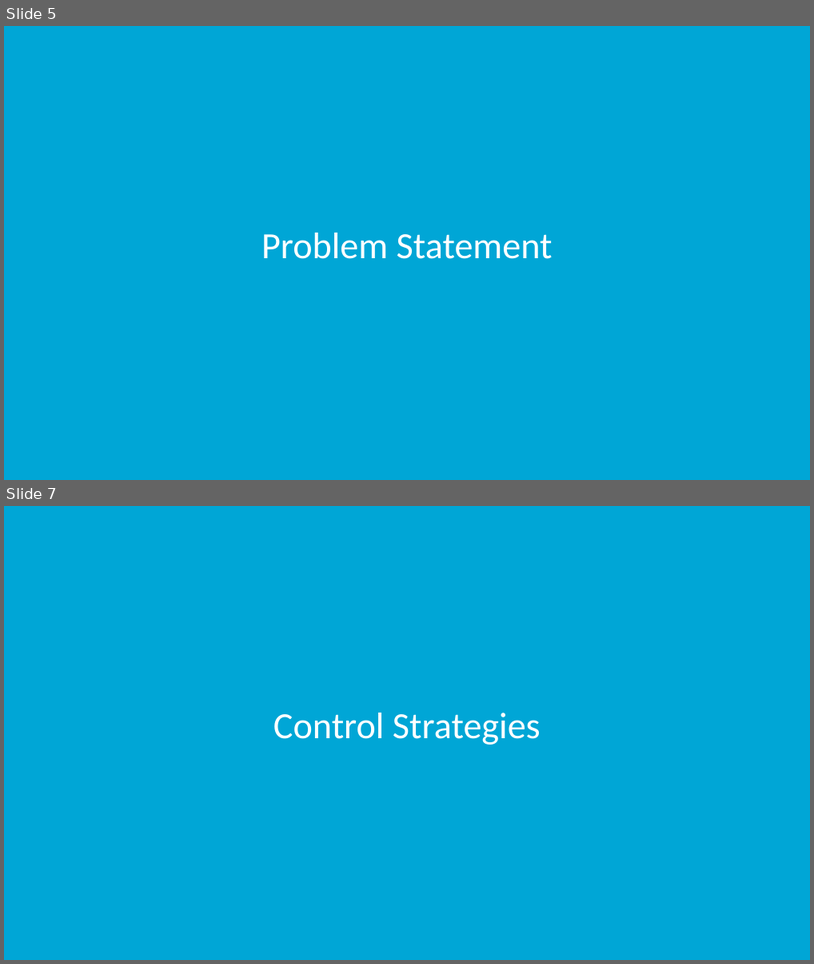
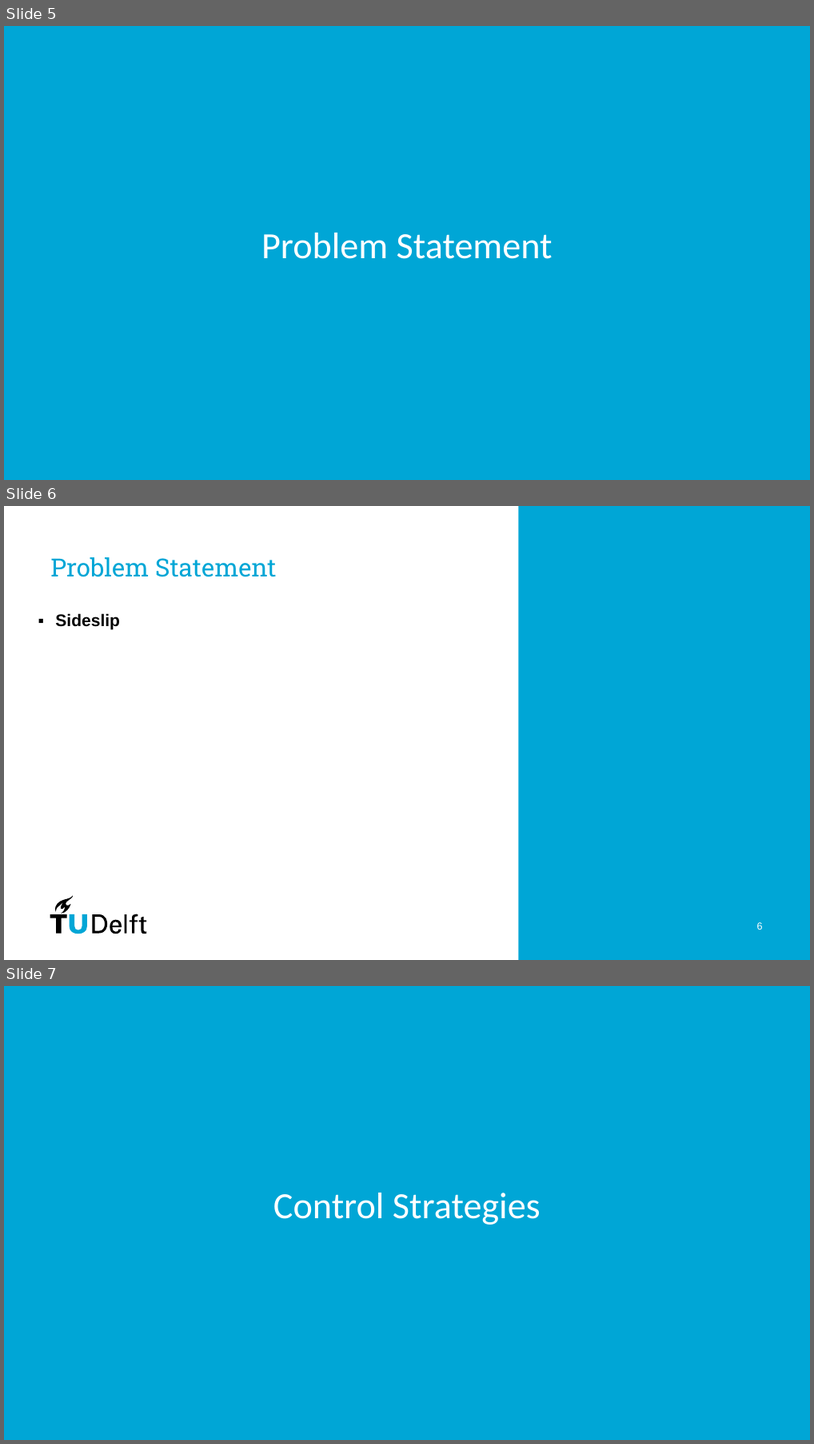
Before and after one commit to PavanPrasad-HG/Vehicle-Dynamics-Control, a slide deck: GP/Group5_GP/Group Presentation.pptx. Shown one above the other, each under a label of ours: slides 5 and 7 before the commit, slides 5, 6 and 7 after it; the slides between them are not shown. The pictures are 814x964 and 814x1444 pixels, drawn with LibreOffice and Linux fonts; fonts in the diff are those of the drawing; background and template pictures are left out. Boxes give left, top, right and bottom in pixels: in the first picture for what was removed or moved away, otherwise in the second. Text is boxed around its words. In the diff, an @@ line names an element or a change of style, - is before the commit and + after.

```diff
--- a/GP/Group5_GP/Group Presentation.pptx
+++ b/GP/Group5_GP/Group Presentation.pptx
@@ slide 6 added at <box>4,506,810,960</box>, background #FFFFFF @@
@@ rectangle added at <box>519,506,810,960</box>, fill #00A6D6 @@
@@ title added at <box>50,557,276,577</box>, 29.8 pt, text #00A6D6 @@
+Problem Statement
@@ text added at <box>55,613,120,630</box>, 20 pt, text #000000, bold @@
+▪ Sideslip
@@ group added at <box>50,896,146,934</box>: 7 freeform shapes, 1 rectangle @@
@@ page number added at <box>758,922,763,929</box>, 12 pt, text #FFFFFF @@
+6
```
Also in this commit, not shown: 3 slides changed, 3 other slides added, 4 slides removed.
